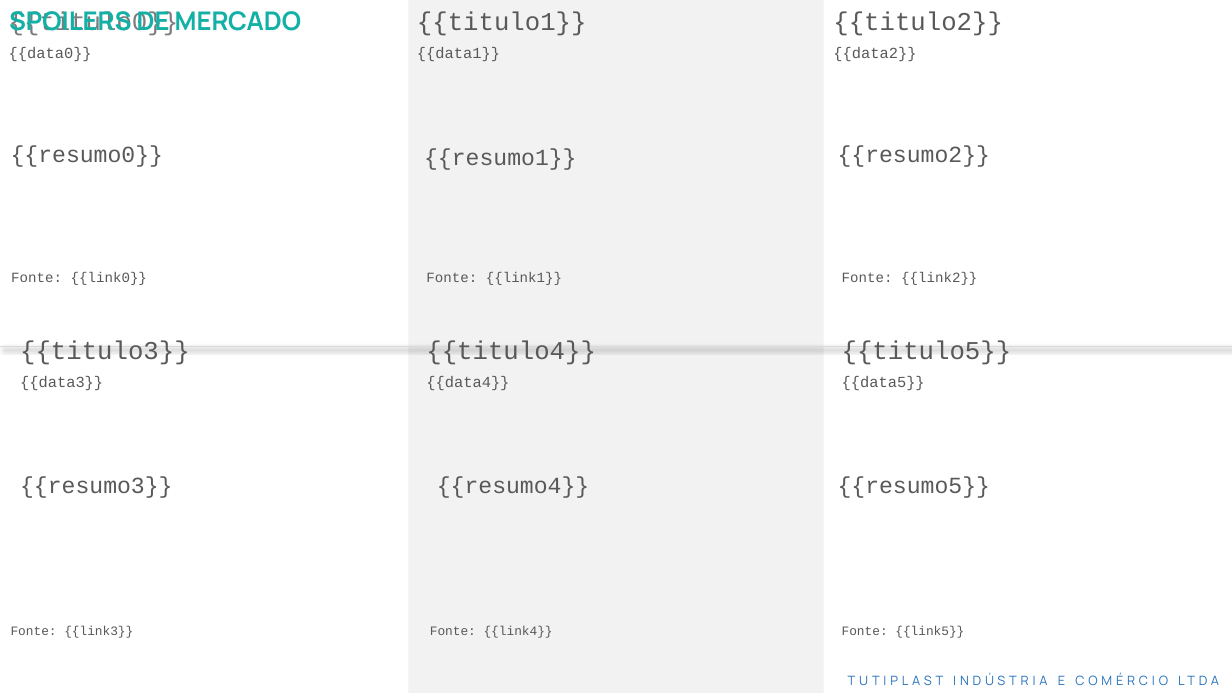
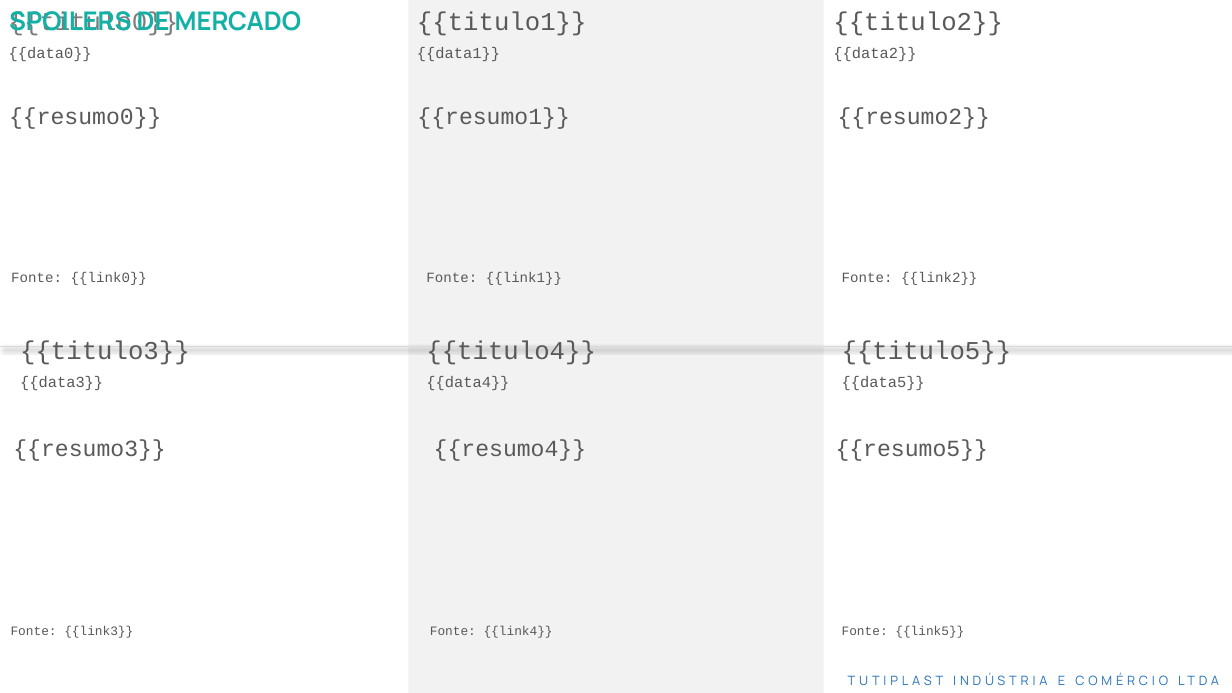
Before and after one commit to kamilypl/API-Python, a slide deck: slide 1 of template.pptx. Drawn at 1232x693 pixels with LibreOffice and Linux fonts; fonts in the diff are those of the drawing. Boxes give left, top, right and bottom in pixels: in the first picture for what was removed or moved away, otherwise in the second. Text is boxed around its words. In the diff, an @@ line names an element or a change of style, - is before the commit and + after.

Commit message:
deploy

```diff
--- a/template.pptx
+++ b/template.pptx
@@ text "{{resumo0}}": place and size @@
-text "{{resumo0}}" at (11, 146, 163, 167)
+text "{{resumo0}}" at (9, 108, 161, 129)
@@ text "{{resumo1}}": place and size @@
-text "{{resumo1}}" at (424, 148, 576, 170)
+text "{{resumo1}}" at (417, 107, 569, 129)
@@ text "{{resumo2}}": place and size @@
-text "{{resumo2}}" at (838, 146, 990, 167)
+text "{{resumo2}}" at (838, 107, 990, 129)
@@ 3 texts: place and size @@
-3 texts at (20, 476, 990, 498)
+3 texts at (13, 439, 988, 461)
```
